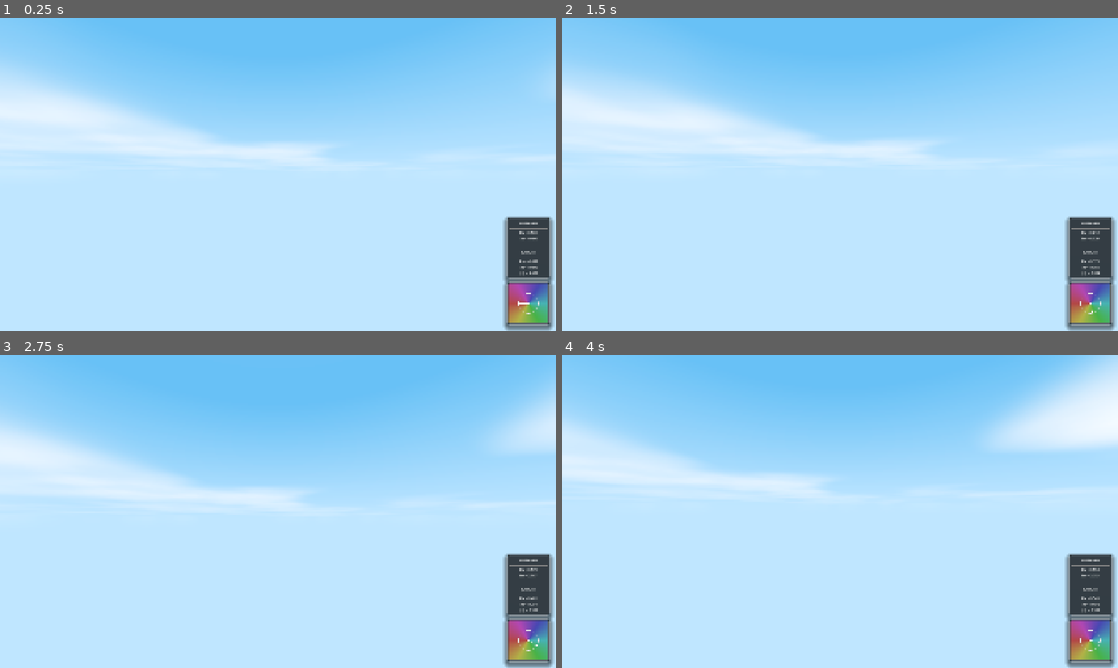
Above: before the commit, frames 1-4 (two rows, left to right).
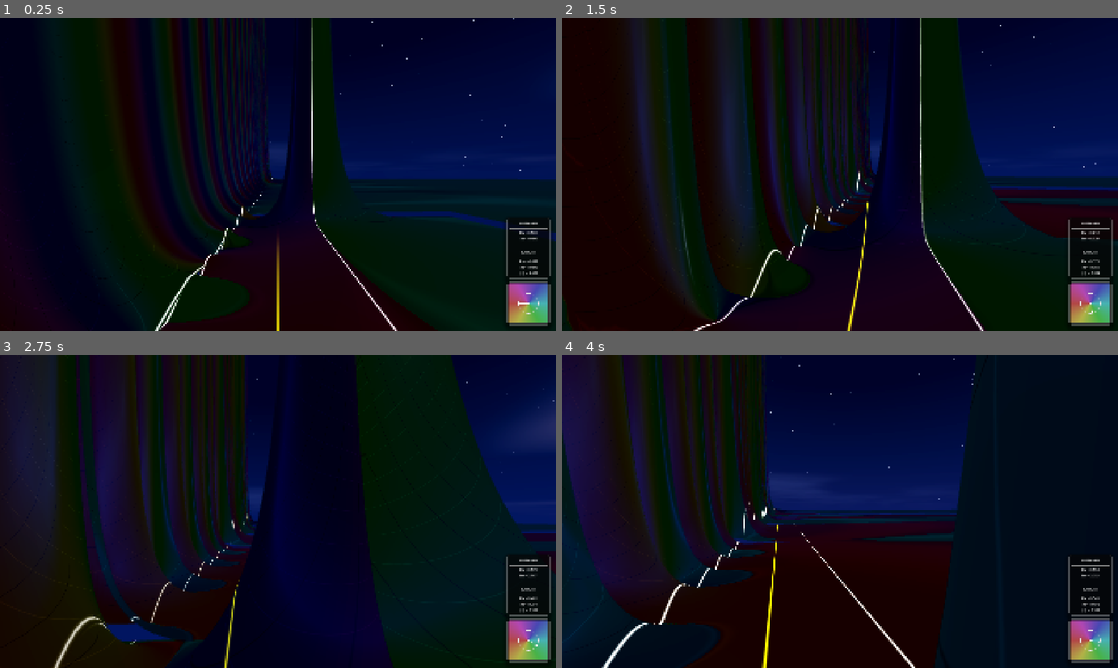
Above: after the commit, the same moments.

Repository: allanino/complex-functions-explorer
Game: Godot game, scene res://scenes/main.tscn
The game is run twice, just before and just after one commit, with the same random seed, the same clock (stepped at 60 frames per second) and the same inputs.
Inputs (mouse positions are in pixels of both pictures, inside the frame that each line leads up to):
- Up to frame 1 (0.25 s): no input
- Up to frame 2 (1.5 s): tap Enter at 0.5 s; move the mouse to (867, 174) at 0.52 s; hold W (move_forward) from 0.53 s (still down); tap G at 0.6 s; tap Space at 0.77 s; move the mouse to (812, 174) at 1.27 s; tap N at 1.35 s
- Up to frame 3 (2.75 s): keep holding W (move_forward); tap Space at 1.52 s; move the mouse to (289, 505) at 2.02 s; tap C at 2.1 s
- Up to frame 4 (4 s): keep holding W (move_forward); move the mouse to (834, 517) at 2.77 s; tap Shift at 2.85 s; tap Space at 3.02, 3.77 s; move the mouse to (878, 514) at 3.52 s; hold Ctrl from 3.53 s (still down)

The runs differ from the first frame. In frame 1, 99% of the frame differs, in the area x 0-100%, y 0-100%; in frame 2, 99%; in frame 3, 99%; in frame 4, 99%.
Error before the commit: Parse Error: Cannot find member "RENDER_TARGET_FORMAT_RGBAF" in base "Viewport". (res://scripts/world_manager.gd:47)

Commit message:
Implement asynchronous texture baking system for terrain optimization.
This change introduces a baking pipeline using SubViewport and a dedicated shader to cache complex field data and derivatives into 16-bit float textures. Terrain chunks now prioritize sampling these textures, significantly reducing per-frame computation and increasing FPS. Includes distance-based baking prioritization, automated queue management, and a debug visualization mode in the HUD.

Co-authored-by: allanino <5325241+allanino@users.noreply.github.com>

Diff:
--- a/scenes/hud.tscn
+++ b/scenes/hud.tscn
@@ -778,6 +778,19 @@
 theme_override_styles/focus = SubResource("StyleBoxFlat_checkbox")
 text = "Shadows"
 
+[node name="DebugBakeCheckbox" type="CheckBox" parent="Control/MenuOverlay/CenterContainer/MainPanel/MarginContainer/ContentVBox/TabContainer/RENDERING"]
+layout_mode = 2
+focus_mode = 0
+theme_override_colors/font_color = Color(0.8, 0.8, 0.8, 1)
+theme_override_constants/h_separation = 15
+theme_override_font_sizes/font_size = 18
+theme_override_styles/normal = SubResource("StyleBoxFlat_checkbox")
+theme_override_styles/hover = SubResource("StyleBoxFlat_checkbox_hover")
+theme_override_styles/pressed = SubResource("StyleBoxFlat_checkbox")
+theme_override_styles/hover_pressed = SubResource("StyleBoxFlat_checkbox_hover")
+theme_override_styles/focus = SubResource("StyleBoxFlat_checkbox")
+text = "Debug: View Baked Texture"
+
 [node name="HUD" type="VBoxContainer" parent="Control/MenuOverlay/CenterContainer/MainPanel/MarginContainer/ContentVBox/TabContainer"]
 visible = false
 layout_mode = 2
--- a/scripts/field.gd
+++ b/scripts/field.gd
@@ -6,6 +6,7 @@
 static var antialiasing_mode: int = 1
 static var show_curves: bool = true
 static var show_critical_stripe: bool = true
+static var debug_view_texture: bool = false
 static var golden_hour: bool = false
 static var day_night_cycle: bool = true
 static var shadows_enabled: bool = false
--- a/scripts/hud.gd
+++ b/scripts/hud.gd
@@ -42,6 +42,7 @@
 @onready var golden_hour_checkbox = $Control/MenuOverlay/CenterContainer/MainPanel/MarginContainer/ContentVBox/TabContainer/RENDERING/GoldenHourCheckbox
 @onready var day_night_checkbox = $Control/MenuOverlay/CenterContainer/MainPanel/MarginContainer/ContentVBox/TabContainer/RENDERING/DayNightCheckbox
 @onready var shadows_checkbox = $Control/MenuOverlay/CenterContainer/MainPanel/MarginContainer/ContentVBox/TabContainer/RENDERING/ShadowsCheckbox
+@onready var debug_bake_checkbox = $Control/MenuOverlay/CenterContainer/MainPanel/MarginContainer/ContentVBox/TabContainer/RENDERING/DebugBakeCheckbox
 
 @onready var hud_complex_checkbox = $Control/MenuOverlay/CenterContainer/MainPanel/MarginContainer/ContentVBox/TabContainer/HUD/HudComplexCheckbox
 @onready var hud_navigation_checkbox = $Control/MenuOverlay/CenterContainer/MainPanel/MarginContainer/ContentVBox/TabContainer/HUD/HudNavigationCheckbox
@@ -145,6 +146,7 @@
 		golden_hour_checkbox.button_pressed = Field.golden_hour
 		day_night_checkbox.button_pressed = Field.day_night_cycle
 		shadows_checkbox.button_pressed = Field.shadows_enabled
+		debug_bake_checkbox.button_pressed = Field.debug_view_texture
 		hud_complex_checkbox.button_pressed = Field.show_hud_complex
 		hud_navigation_checkbox.button_pressed = Field.show_hud_navigation
 		hud_zeros_checkbox.button_pressed = Field.show_hud_zeros
@@ -253,6 +255,7 @@
 	Field.golden_hour = golden_hour_checkbox.button_pressed
 	Field.day_night_cycle = day_night_checkbox.button_pressed
 	Field.shadows_enabled = shadows_checkbox.button_pressed
+	Field.debug_view_texture = debug_bake_checkbox.button_pressed
 	Field.show_hud_complex = hud_complex_checkbox.button_pressed
 	Field.show_hud_navigation = hud_navigation_checkbox.button_pressed
 	Field.show_hud_zeros = hud_zeros_checkbox.button_pressed
--- a/scripts/world_manager.gd
+++ b/scripts/world_manager.gd
@@ -44,10 +44,9 @@
 	_bake_viewport = SubViewport.new()
 	_bake_viewport.size = Vector2i(128, 128) # Higher performance
 	_bake_viewport.use_hdr_2d = true
-	_bake_viewport.render_target_format = Viewport.RENDER_TARGET_FORMAT_RGBAF
 	_bake_viewport.disable_3d = true
 	_bake_viewport.transparent_bg = true
-	_bake_viewport.render_target_update_mode = Viewport.UPDATE_DISABLED # We update manually
+	_bake_viewport.render_target_update_mode = SubViewport.UPDATE_DISABLED # We update manually
 	add_child(_bake_viewport)
 
 	_bake_rect = ColorRect.new()
@@ -157,6 +156,7 @@
 		"terrain_detail": Field.terrain_detail,
 		"show_curves": Field.show_curves,
 		"show_critical_stripe": Field.show_critical_stripe,
+		"debug_view_texture": Field.debug_view_texture,
 		"function_type": Field.function_type,
 		"height_type": Field.height_type,
 		"height_a": Field.height_a,
@@ -197,13 +197,19 @@
 		_last_player_chunk = Vector2i(player_chunk_x, player_chunk_z)
 		_update_all_chunks_lod()
 
-	_process_bake_queue()
-
-func _process_bake_queue():
+	_process_bake_queue(player_chunk_x, player_chunk_z)
+
+func _process_bake_queue(px: int, pz: int):
 	if _bake_queue.is_empty() and not _is_baking:
 		return
 
 	if not _is_baking:
+		# Sort queue by distance to player so closest chunks bake first
+		var p_coord = Vector2i(px, pz)
+		_bake_queue.sort_custom(func(a, b):
+			return p_coord.distance_squared_to(a) < p_coord.distance_squared_to(b)
+		)
+
 		_current_bake_coord = _bake_queue.pop_front()
 		if not chunks.has(_current_bake_coord):
 			return
@@ -222,14 +228,14 @@
 		_bake_material.set_shader_parameter("rational_num_coeffs", Field.rational_num_coeffs)
 		_bake_material.set_shader_parameter("rational_den_coeffs", Field.rational_den_coeffs)
 
-		_bake_viewport.render_target_update_mode = Viewport.UPDATE_ALWAYS
+		_bake_viewport.render_target_update_mode = SubViewport.UPDATE_ALWAYS
 		_is_baking = true
 		_bake_frame_count = 0
 	else:
 		_bake_frame_count += 1
 		# Wait 2 frames to be sure the GPU has finished rendering to the viewport
 		if _bake_frame_count >= 2:
-			_bake_viewport.render_target_update_mode = Viewport.UPDATE_DISABLED
+			_bake_viewport.render_target_update_mode = SubViewport.UPDATE_DISABLED
 			var img = _bake_viewport.get_texture().get_image()
 			if img:
 				img.flip_y() # Viewport textures are flipped
@@ -294,6 +300,7 @@
 		chunk.material_override.set_shader_parameter("iterations", Field.iterations)
 		chunk.material_override.set_shader_parameter("show_curves", Field.show_curves)
 		chunk.material_override.set_shader_parameter("show_critical_stripe", Field.show_critical_stripe)
+		chunk.material_override.set_shader_parameter("debug_view_texture", Field.debug_view_texture)
 		chunk.material_override.set_shader_parameter("function_type", Field.function_type)
 		chunk.material_override.set_shader_parameter("height_type", Field.height_type)
 		chunk.material_override.set_shader_parameter("height_a", Field.height_a)
@@ -344,3 +351,8 @@
 	var chunk = chunks[coord]
 	chunk.queue_free()
 	chunks.erase(coord)
+
+	# Remove from bake queue if present
+	var idx = _bake_queue.find(coord)
+	if idx != -1:
+		_bake_queue.remove_at(idx)
--- a/shaders/terrain.gdshader
+++ b/shaders/terrain.gdshader
@@ -12,6 +12,7 @@
 uniform bool show_critical_stripe = true;
 uniform sampler2D field_texture : repeat_disable, filter_linear;
 uniform bool use_texture = false;
+uniform bool debug_view_texture = false;
 
 // Helper function to convert HSV to RGB
 vec3 hsv2rgb(vec3 c) {
@@ -187,6 +188,12 @@
     ALBEDO = base * 0.15;
     vec3 final_emission = base * 0.1;
 
+    if (debug_view_texture && use_texture) {
+        vec4 tex = texture(field_texture, UV);
+        ALBEDO = vec3(tex.rg * 0.5 + 0.5, 0.0);
+        final_emission = vec3(0.0);
+    }
+
     // Only apply the lines rendering for zeta (at x = 0, x = 5.0, x = 10.0)
     // which corresponds to Re = 0.0, Re = 0.5, Re = 1.0
     if (show_critical_stripe && function_type == 0) {
